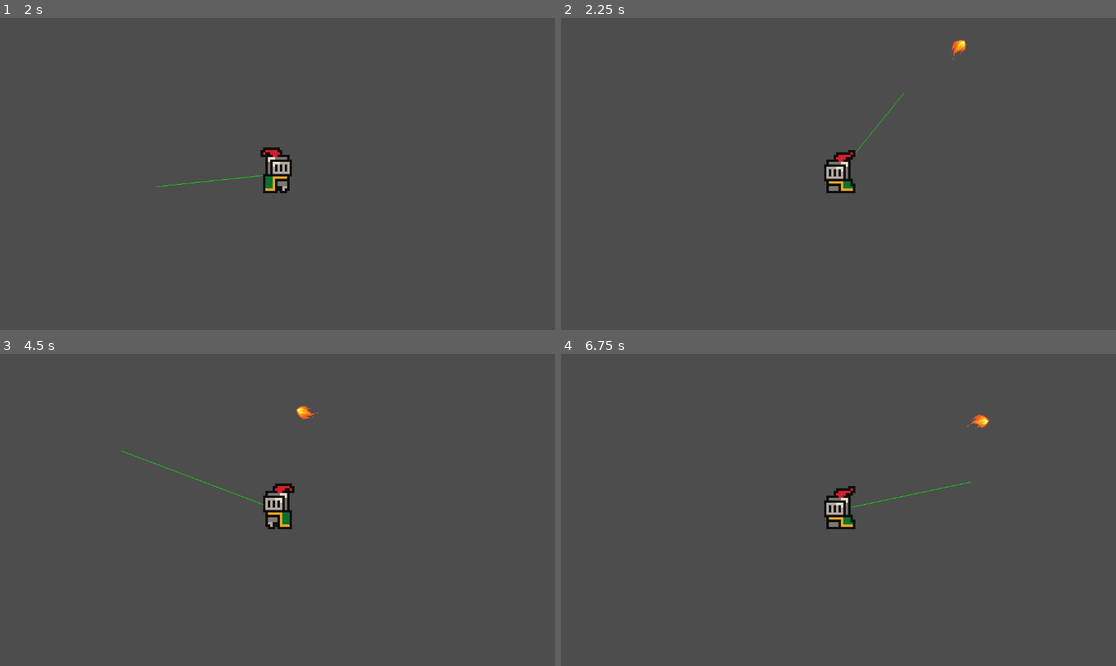
Above: before the commit, frames 1-4 (two rows, left to right).
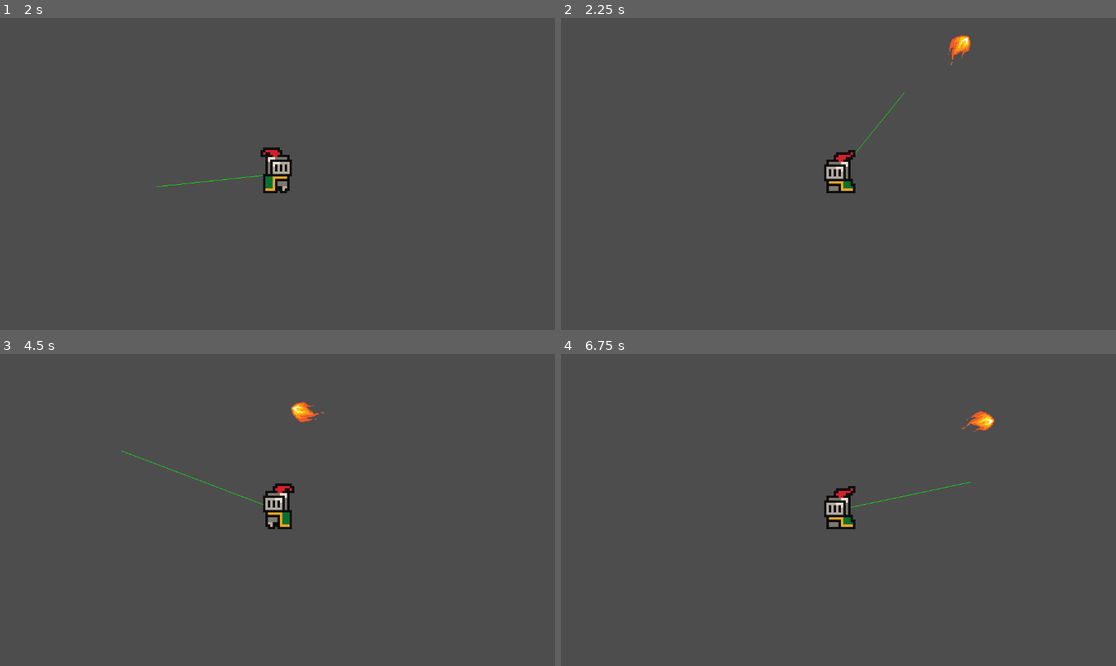
Above: after the commit, the same moments.

Repository: stackhacksbu/StackhacksGameDevRepo
Game: Godot game, scene res://scenes/Game.tscn
Same seed, same stepped clock (60 frames per second), same inputs: the game is played once before the commit and once after it.
Inputs (mouse positions are in pixels of both pictures, inside the frame that each line leads up to):
- Up to frame 1 (2 s): move the mouse to (399, 158) at 0.52 s; hold D (move_right) from 0.53 s (still down); tap 1 (arcaneadrenaline) at 0.6 s; tap W (jump) at 0.77, 1.52 s; move the mouse to (166, 189) at 1.27 s; tap Q (dash) at 1.35 s
- Up to frame 2 (2.25 s): move the mouse to (894, 105) at 2.02 s; release D (move_right) at 2.03 s; hold A (move_left) from 2.03 s (still down); tap 2 (fireball) at 2.1 s
- Up to frame 3 (4.5 s): move the mouse to (249, 572) at 2.77 s; release A (move_left) at 2.78 s; hold D (move_right) 2.78-4.28 s; tap 1 (arcaneadrenaline) at 2.85 s; tap W (jump) at 3.02, 3.77 s; move the mouse to (444, 556) at 3.52 s; tap Q (dash) at 3.6 s; move the mouse to (111, 463) at 4.27 s; hold A (move_left) from 4.28 s (still down); tap 2 (fireball) at 4.35 s
- Up to frame 4 (6.75 s): tap W (jump) at 4.52, 6.02 s; move the mouse to (866, 510) at 5.02 s; release A (move_left) at 5.03 s; hold D (move_right) 5.03-5.78 s; tap 1 (arcaneadrenaline) at 5.1 s; move the mouse to (755, 432) at 5.77 s; hold A (move_left) from 5.78 s (still down); tap Q (dash) at 5.85 s; move the mouse to (960, 494) at 6.52 s; tap 2 (fireball) at 6.6 s

Frame 1 is identical in both runs. In frame 2, 0.2% of the frame differs, in the area x 69-74%, y 5-16%; in frame 3, 0.2%; in frame 4, 0.2%, in the area x 72-79%, y 18-25%.

Commit message:
changed fireball hitbox, trying to figure out collision

Diff:
--- a/scenes/Game.tscn
+++ b/scenes/Game.tscn
@@ -161,6 +161,8 @@
 physics_layer_0/collision_layer = 1
 sources/1 = SubResource("TileSetAtlasSource_gb4ml")
 
+[sub_resource type="RectangleShape2D" id="RectangleShape2D_jcghj"]
+
 [node name="main" type="Node2D"]
 
 [node name="Player" parent="." instance=ExtResource("1_ucb25")]
@@ -178,3 +180,10 @@
 [node name="TileMapLayer" type="TileMapLayer" parent="."]
 tile_map_data = PackedByteArray("AAD6/wEAAQAAAAAAAAD7/wEAAQAAAAAAAAD8/wEAAQAAAAAAAAD9/wEAAQAAAAAAAAD+/wEAAQAAAAAAAAD//w …(336 unchanged characters)…
 tile_set = SubResource("TileSet_ppitl")
+
+[node name="CharacterBody2D" type="CharacterBody2D" parent="."]
+position = Vector2(66.13, 0)
+
+[node name="CollisionShape2D" type="CollisionShape2D" parent="CharacterBody2D"]
+position = Vector2(28.87, 7)
+shape = SubResource("RectangleShape2D_jcghj")
--- a/scenes/projectile.tscn
+++ b/scenes/projectile.tscn
@@ -10,9 +10,9 @@
 script = ExtResource("1_5m414")
 
 [node name="Fireball" type="Sprite2D" parent="."]
-scale = Vector2(0.02, 0.02)
+scale = Vector2(0.03, 0.03)
 texture = ExtResource("2_vrus0")
 
 [node name="CollisionShape2D" type="CollisionShape2D" parent="."]
-scale = Vector2(0.5, 0.5)
+scale = Vector2(0.5, 0.7)
 shape = SubResource("CircleShape2D_1jn5a")
--- a/scripts/projectile.gd
+++ b/scripts/projectile.gd
@@ -13,3 +13,7 @@
 func _physics_process(delta):
 	velocity = Vector2(SPEED * directionX, -SPEED * directionY)
 	move_and_slide()
+
+func _on_area_2d_body_entered(body):
+	print("HIT")
+	queue_free()
Not shown: 1 places in scenes/Game.tscn that only renumber resources
